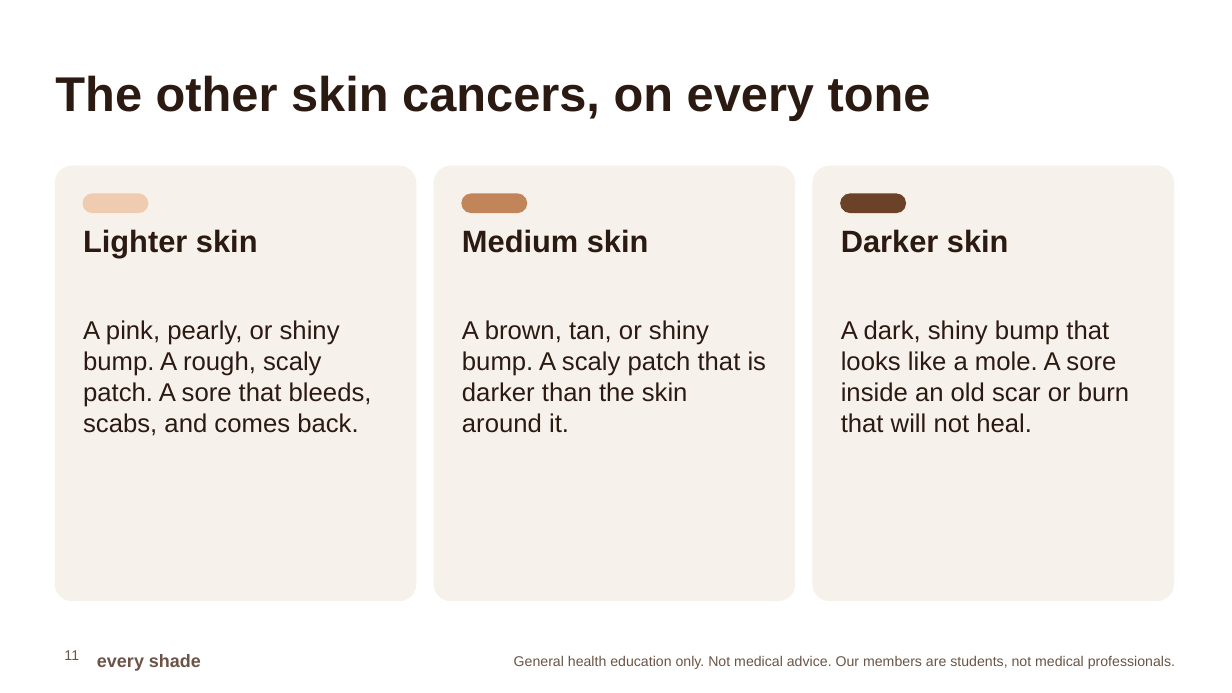
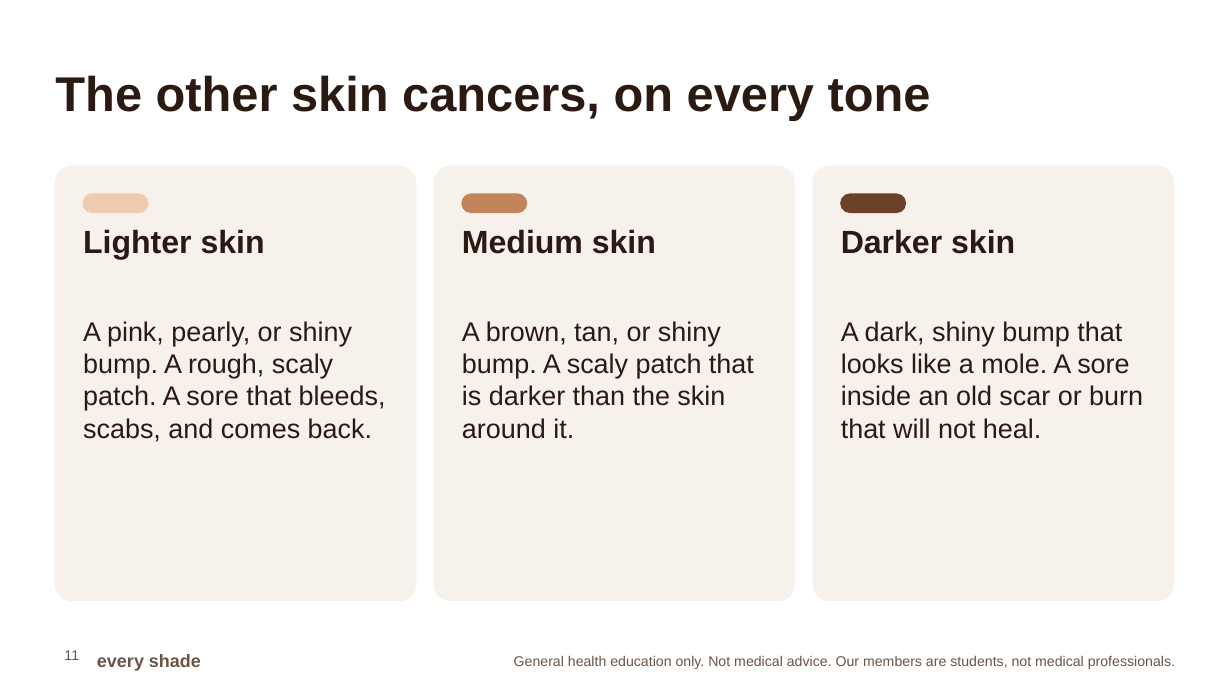
Before and after one commit to ZainJaffar06/everyshade, a slide deck: slide 11 of talk-kit/slides/Every-Shade-Senior-Talk-2026-11-20.pptx. Drawn at 1232x693 pixels with LibreOffice and Linux fonts; fonts in the diff are those of the drawing. Boxes give left, top, right and bottom in pixels: in the first picture for what was removed or moved away, otherwise in the second. Text is boxed around its words. In the diff, an @@ line names an element or a change of style, - is before the commit and + after.

```diff
--- a/talk-kit/slides/Every-Shade-Senior-Talk-2026-11-20.pptx
+++ b/talk-kit/slides/Every-Shade-Senior-Talk-2026-11-20.pptx
@@ size 24 to 25 pt in 3 elements at [83,229,265,260], [462,229,656,254], [841,229,1015,254] @@
@@ size 20 to 21 pt in 3 elements at [83,321,386,442], [462,321,754,439], [841,321,1143,439] @@
```
Also in this commit, not shown: 10 other slides changed, 17 other files.
